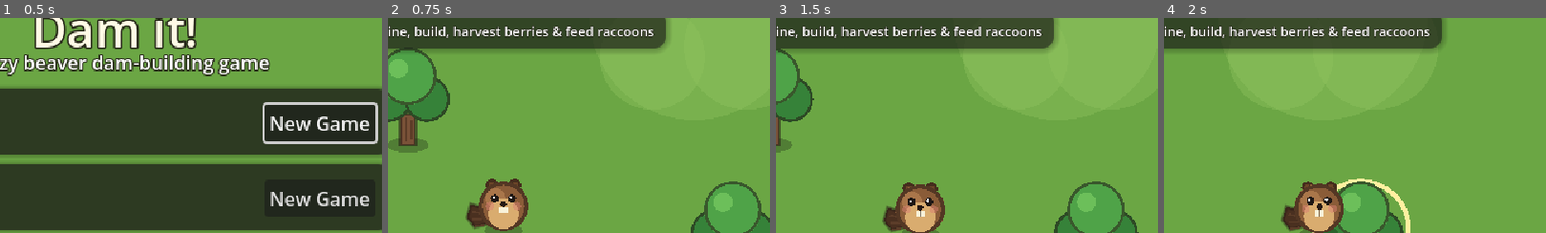
Above: before the commit, frames 1-4 (left to right).
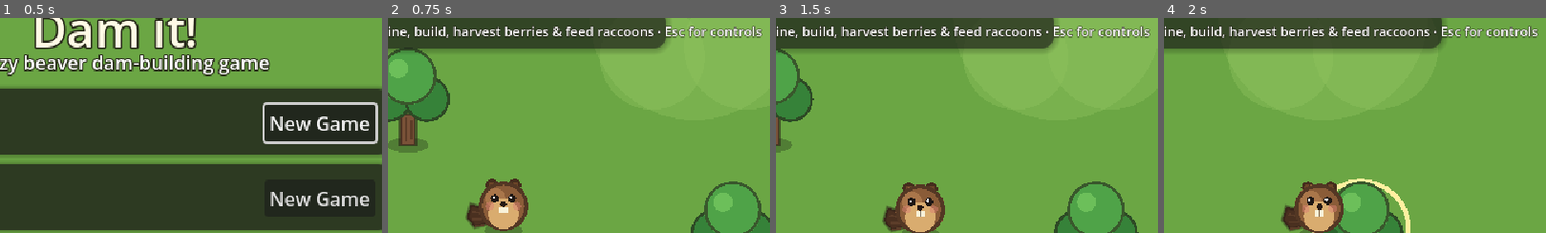
Above: after the commit, the same moments.

Repository: CrowderSoup/dam-it
Game: Godot game, scene res://scenes/ui/title_screen.tscn
The game is run twice, just before and just after one commit, with the same random seed, the same clock (stepped at 60 frames per second) and the same inputs.
Inputs:
- Up to frame 1 (0.5 s): no input
- Up to frame 2 (0.75 s): click "New Game" at 0.5 s
- Up to frame 3 (1.5 s): tap Enter at 1.25 s; hold D (move_right) from 1.28 s (still down); hold E (interact) from 1.28 s (still down)
- Up to frame 4 (2 s): keep holding D (move_right); keep holding E (interact); tap Space at 1.52 s
The pictures show only the part of the screen within x 35-85%, y 6-56%; the shares and areas given below are measured in that part.

Frame 1 is identical in both runs. In frame 2, 0.9% of the frame differs, in the area x 70-98%, y 3-10%; in frame 3, 0.9%; in frame 4, 0.9%.

Commit message:
fix: make gamepad Start safe and add an input-aware controls hint
Gamepad Start was bound directly to "restart", which deleted the
active save with no confirmation - Back opened the pause menu instead,
and keyboard R followed the same unconfirmed path. Start now opens/
closes the pause menu like Back does, and both the keyboard shortcut
and the menu's New Game button route through the menu's existing
confirmation dialog via a shared request_new_game() entry point, so
neither can bypass it. Opening the pause menu now focuses Resume
instead of Save. The HUD's opening hint now reflects keyboard or
gamepad based on a connected joypad, and the pause menu gained a
Controls button so bindings stay reviewable after the hint fades.

Closes #22

Co-Authored-By: Claude Sonnet 5 <noreply@anthropic.com>
Claude-Session: https://claude.ai/code/session_01Qe3EGnut3JgdBCBkt3bWjq

Diff:
--- a/scenes/main/main.gd
+++ b/scenes/main/main.gd
@@ -46,7 +46,7 @@
 
 func _unhandled_input(event: InputEvent) -> void:
 	if event.is_action_pressed("restart"):
-		_start_new_game()
+		game_menu.request_new_game()
 
 ## Shared by the "restart" shortcut and the game menu's "New Game" button.
 func _start_new_game() -> void:
--- a/scenes/ui/game_menu.gd
+++ b/scenes/ui/game_menu.gd
@@ -1,19 +1,22 @@
 extends CanvasLayer
-## In-game pause menu: resume, manually save, or start a fresh game. Toggled
-## by the "menu" action (Escape / controller Back). Pauses the SceneTree
-## while open so nothing keeps happening behind it - storms, the raccoon,
-## energy drain - but this node and its popups stay PROCESS_MODE_ALWAYS so
-## the menu itself still responds while paused.
+## In-game pause menu: resume, manually save, review controls, or start a
+## fresh game. Toggled by the "menu" action (Escape / controller Start or
+## Back). Pauses the SceneTree while open so nothing keeps happening behind
+## it - storms, the raccoon, energy drain - but this node and its popups
+## stay PROCESS_MODE_ALWAYS so the menu itself still responds while paused.
 ##
 ## New-game handling lives here rather than in Main so pressing "restart"
 ## and using this menu's "New Game" button share one path - see
-## new_game_requested, which Main connects to.
+## new_game_requested, which Main connects to. request_new_game() is that
+## shared entry point: it never destroys a save on its own, it only ever
+## opens (or reuses) this menu's existing confirmation dialog.
 
 signal new_game_requested
 
-@onready var save_button: Button = $Panel/VBoxContainer/SaveButton
+@onready var resume_button: Button = $Panel/VBoxContainer/ResumeButton
 @onready var save_feedback: Label = $Panel/VBoxContainer/SaveFeedback
 @onready var confirm_new_game: ConfirmationDialog = $ConfirmNewGame
+@onready var controls_dialog: AcceptDialog = $ControlsDialog
 
 func _ready() -> void:
 	hide()
@@ -31,11 +34,18 @@
 	show()
 	save_feedback.hide()
 	get_tree().paused = true
-	save_button.grab_focus()
+	resume_button.grab_focus()
 
 func close() -> void:
 	hide()
 	get_tree().paused = false
+
+## Shared by the keyboard/gamepad "restart" shortcut and this menu's "New
+## Game" button, so neither can ever skip the confirmation dialog below.
+func request_new_game() -> void:
+	if not visible:
+		open()
+	confirm_new_game.popup_centered()
 
 func _on_resume_pressed() -> void:
 	close()
@@ -45,8 +55,11 @@
 	save_feedback.text = "Game saved!" if saved else "Could not save game."
 	save_feedback.show()
 
+func _on_controls_pressed() -> void:
+	controls_dialog.popup_centered()
+
 func _on_new_game_pressed() -> void:
-	confirm_new_game.popup_centered()
+	request_new_game()
 
 func _on_confirm_new_game() -> void:
 	close()
--- a/scenes/ui/game_menu.tscn
+++ b/scenes/ui/game_menu.tscn
@@ -81,6 +81,10 @@
 layout_mode = 2
 text = "New Game"
 
+[node name="ControlsButton" type="Button" parent="Panel/VBoxContainer"]
+layout_mode = 2
+text = "Controls"
+
 [node name="SaveFeedback" type="Label" parent="Panel/VBoxContainer"]
 visible = false
 layout_mode = 2
@@ -94,8 +98,17 @@
 size = Vector2i(320, 120)
 dialog_text = "Start a new game? This will erase your current progress."
 
+[node name="ControlsDialog" type="AcceptDialog" parent="."]
+title = "Controls"
+initial_position = 1
+size = Vector2i(360, 200)
+dialog_text = "Keyboard: WASD/Arrows move, E/Space interact, Esc pause, R new game (confirms first)
+
+Gamepad: D-pad/Left Stick move, A interact, Start/Back pause"
+
 [connection signal="pressed" from="Panel/CloseButton" to="." method="_on_resume_pressed"]
 [connection signal="pressed" from="Panel/VBoxContainer/ResumeButton" to="." method="_on_resume_pressed"]
 [connection signal="pressed" from="Panel/VBoxContainer/SaveButton" to="." method="_on_save_pressed"]
 [connection signal="pressed" from="Panel/VBoxContainer/NewGameButton" to="." method="_on_new_game_pressed"]
+[connection signal="pressed" from="Panel/VBoxContainer/ControlsButton" to="." method="_on_controls_pressed"]
 [connection signal="confirmed" from="ConfirmNewGame" to="." method="_on_confirm_new_game"]
--- a/scenes/ui/hud.gd
+++ b/scenes/ui/hud.gd
@@ -34,10 +34,20 @@
 	_on_dam_progress_changed(GameState.dam_pieces_built, GameState.dam_pieces_total)
 	_on_lodge_stage_changed(GameState.lodge_stage)
 	_on_energy_changed(GameState.energy)
+	hint_label.text = _opening_hint()
 	var hide_hint := func():
 		hint_label.hide()
 		hint_background.hide()
 	get_tree().create_timer(HINT_DURATION).timeout.connect(hide_hint)
+
+## A connected joypad at startup is the only signal we have about which
+## input method the player intends to use before they've pressed anything -
+## good enough for a hint that only shows for a few seconds. Full bindings
+## stay reviewable afterward via the pause menu's Controls button.
+func _opening_hint() -> String:
+	if Input.get_connected_joypads().size() > 0:
+		return "D-pad / left stick to move · A to chop, mine, build, harvest berries & feed raccoons · Start/Back for controls"
+	return "WASD / arrows to move · E to chop, mine, build, harvest berries & feed raccoons · Esc for controls"
 
 func set_camera(camera: Camera2D) -> void:
 	storm_indicator.set_camera(camera)
--- a/scripts/autoload/input_setup.gd
+++ b/scripts/autoload/input_setup.gd
@@ -17,7 +17,7 @@
 	_add_joy_button("move_left", JOY_BUTTON_DPAD_LEFT)
 	_add_joy_button("move_right", JOY_BUTTON_DPAD_RIGHT)
 	_add_joy_button("interact", JOY_BUTTON_A)
-	_add_joy_button("restart", JOY_BUTTON_START)
+	_add_joy_button("menu", JOY_BUTTON_START)
 	_add_joy_button("menu", JOY_BUTTON_BACK)
 
 	_add_joy_axis("move_up", JOY_AXIS_LEFT_Y, -1.0)
--- a/tests/smoke_test.gd
+++ b/tests/smoke_test.gd
@@ -309,6 +309,9 @@
 	assert(butterfly.visible, "building the flower bed should reveal the butterfly")
 	print("OK: garden spots unlock with the lodge, and building one reveals its critter")
 
+	# "restart" is intentionally keyboard-only (see the safe-controls test
+	# block below) - a gamepad can only reach new-game through the paused
+	# menu's confirmed New Game button, never a single unconfirmed button.
 	for action_name in ["move_up", "move_down", "move_left", "move_right", "interact", "restart", "menu"]:
 		assert(InputMap.has_action(action_name), "missing action: %s" % action_name)
 		var has_physical := false
@@ -324,8 +327,51 @@
 				has_joy = true
 		assert(has_physical, "%s has no physical_keycode event" % action_name)
 		assert(has_logical, "%s has no keycode event" % action_name)
-		assert(has_joy, "%s has no joypad event" % action_name)
-	print("OK: all actions have physical, logical, and joypad bindings")
+		if action_name == "restart":
+			assert(not has_joy, "restart must not be directly reachable from a gamepad button")
+		else:
+			assert(has_joy, "%s has no joypad event" % action_name)
+	for event in InputMap.action_get_events("menu"):
+		if event is InputEventJoypadButton:
+			assert(event.button_index in [JOY_BUTTON_START, JOY_BUTTON_BACK], "menu should only bind Start/Back, not restart's old Start binding")
+	print("OK: all actions have physical, logical bindings; restart is keyboard-only and menu owns gamepad Start/Back")
+
+	# --- Safe controls: the "restart" shortcut (keyboard R) never destroys
+	# progress on its own - it only ever reaches game_menu's existing
+	# confirmation dialog, same as clicking "New Game" would. ---
+	var game_menu: CanvasLayer = main.get_node("GameMenu")
+	assert(not game_menu.visible, "game menu should start closed")
+	# main's own listener would delete the save and reload the scene once
+	# confirmed - disconnect it here so this block can exercise the menu's
+	# confirm/cancel logic itself without tearing down the rest of the test.
+	game_menu.new_game_requested.disconnect(main._start_new_game)
+	var new_game_signaled := [false]
+	game_menu.new_game_requested.connect(func(): new_game_signaled[0] = true)
+	var wood_before_new_game_request := GameState.wood
+
+	game_menu.request_new_game()
+	assert(game_menu.visible, "request_new_game() should open the paused menu behind the confirmation")
+	assert(get_tree().paused, "opening the menu for a new-game request should pause the tree")
+	assert(game_menu.confirm_new_game.visible, "request_new_game() should show the confirmation dialog")
+	assert(game_menu.resume_button.has_focus(), "opening the menu should focus Resume, not Save")
+
+	game_menu.confirm_new_game.hide()
+	assert(not new_game_signaled[0], "dismissing the confirmation must not start a new game")
+	assert(GameState.wood == wood_before_new_game_request, "dismissing the confirmation must leave existing progress untouched")
+	assert(game_menu.visible and get_tree().paused, "dismissing only the confirmation should leave the menu itself open")
+	game_menu.close()
+	assert(not get_tree().paused, "closing the menu should unpause the tree")
+
+	game_menu.request_new_game()
+	# A real click on the dialog's OK button hides the window itself before/
+	# alongside emitting "confirmed" - replicate both since emitting the
+	# signal alone (unlike a real click) would leave the window registered
+	# as root's exclusive child and break the next dialog's popup.
+	game_menu.confirm_new_game.hide()
+	game_menu.confirm_new_game.confirmed.emit()
+	assert(new_game_signaled[0], "confirming should emit new_game_requested")
+	assert(not game_menu.visible and not get_tree().paused, "confirming should close the menu and unpause")
+	print("OK: request_new_game() reaches new_game_requested only through an explicit confirmation, and cancelling preserves progress")
 
 	# --- Save / load (slot-based) ---
 	var dam_slot2: Area2D = main.get_node("DamSlots/DamSlot2")
